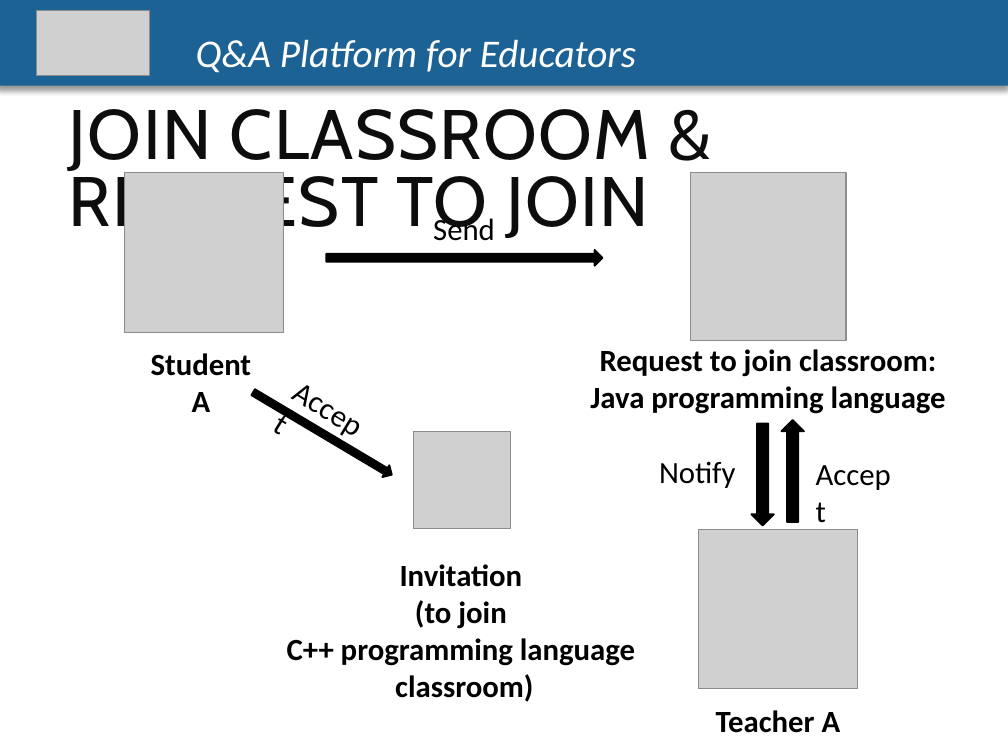
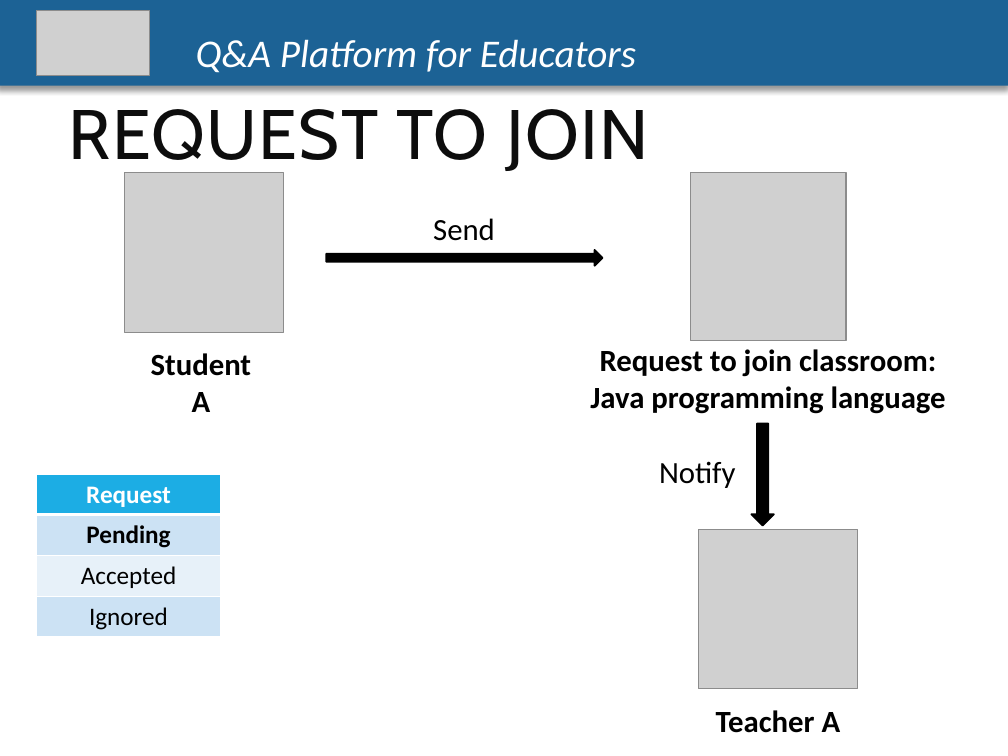
Before and after one commit to CapstoneTeam11/Document, a slide deck: slide 37 of Q-A-PLATFORM-FOR-EDUCATORS-1 (1).pptx (slide 34 before the commit). Drawn at 1008x756 pixels with LibreOffice and Linux fonts; fonts in the diff are those of the drawing; grey boxes stand for pictures. Boxes give left, top, right and bottom in pixels: in the first picture for what was removed or moved away, otherwise in the second. Text is boxed around its words. In the diff, an @@ line names an element or a change of style, - is before the commit and + after.

Commit message:
update slide

```diff
--- a/Q-A-PLATFORM-FOR-EDUCATORS-1 (1).pptx
+++ b/Q-A-PLATFORM-FOR-EDUCATORS-1 (1).pptx
@@ text at [69,109,649,175]: text changed @@
-JOIN CLASSROOM & REQUEST TO JOIN
+REQUEST TO JOIN
@@ right arrow removed at [250,386,395,481] @@
@@ text removed at [275,363,389,458] @@
-Accept
@@ picture removed at [413,431,510,528] @@
@@ up arrow removed at [781,420,803,522] @@
@@ table added at [36,474,221,637], 4 rows, 1 columns @@
+Request
+Pending
+Accepted
+Ignored
@@ text removed at [805,450,909,497] @@
-Accept
@@ text removed at [287,564,635,702] @@
-Invitation
-(to join
-C++ programming language
-classroom)
```
Also in this commit, not shown: 2 other slides changed, 6 slides added.
